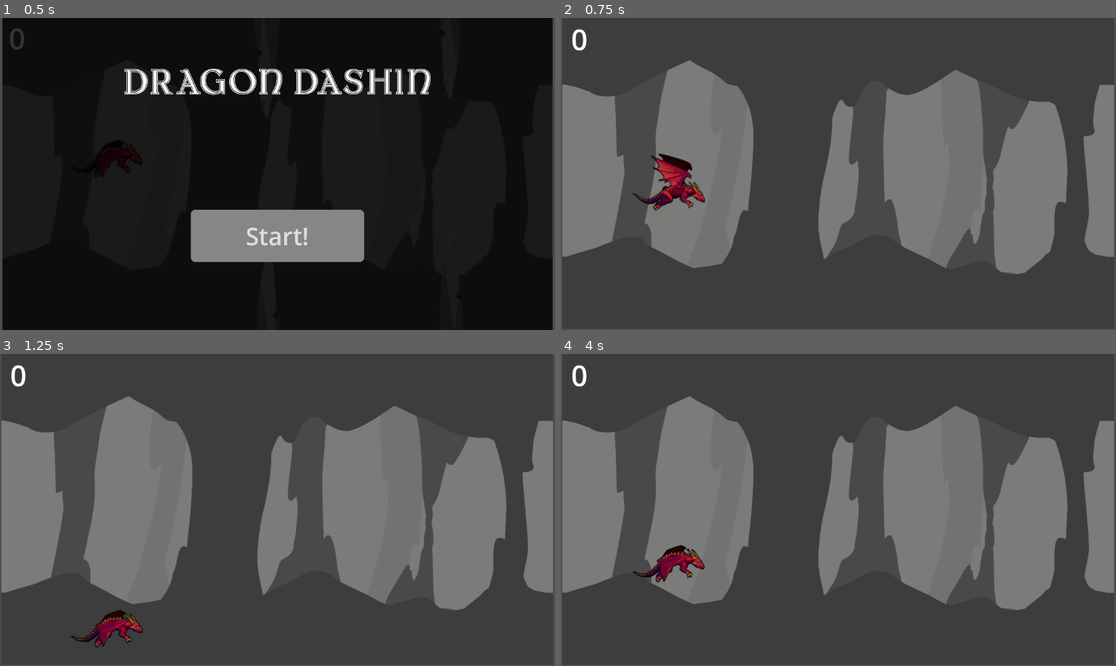
Above: before the commit, frames 1-4 (two rows, left to right).
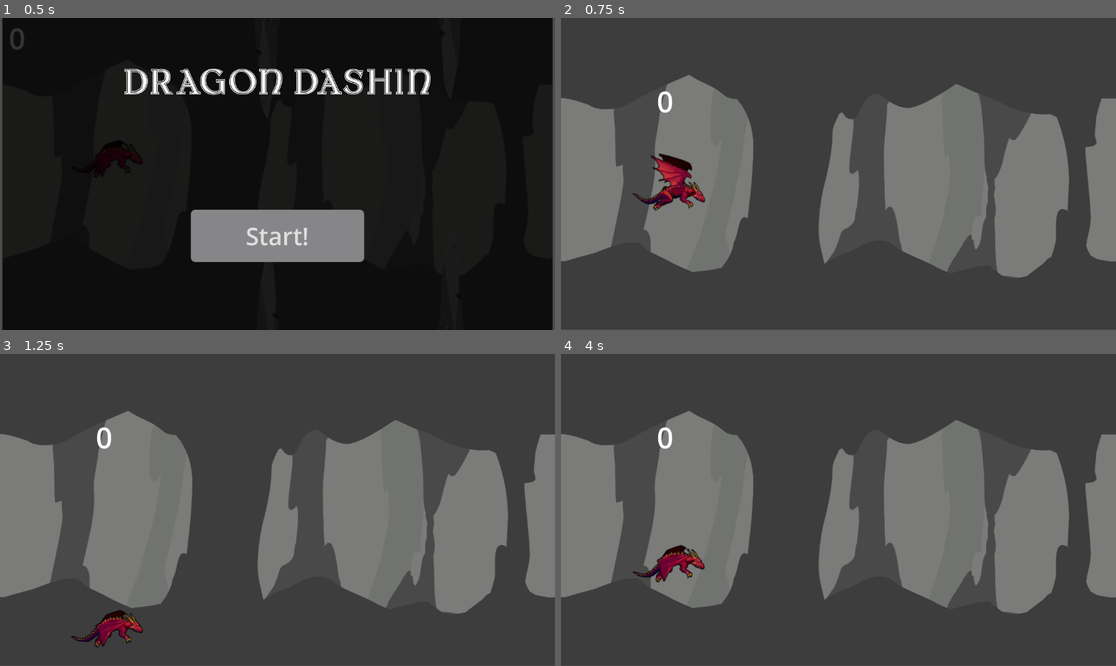
Above: after the commit, the same moments.

Repository: savagerunderscorelex/flappy-game
Game: Godot game, scene res://scenes/main_menu.tscn
Same seed, same stepped clock (60 frames per second), same inputs: the game is played once before the commit and once after it.
Inputs:
- Up to frame 1 (0.5 s): no input
- Up to frame 2 (0.75 s): click "Start!" at 0.5 s
- Up to frame 3 (1.25 s): no input
- Up to frame 4 (4 s): tap Enter at 1.25 s; tap Space at 2 s; click "Back to Start" at 2.75 s; click "Start!" at 3.5 s

Frame 1 is identical in both runs. In frame 2, 5.2% of the frame differs, in the area x 0-100%, y 3-84%; in frame 3, 5.2%; in frame 4, 5.2%.

Commit message:
made the background a panel instead of a sprite

Diff:
--- a/flappy-game/scenes/main.tscn
+++ b/flappy-game/scenes/main.tscn
@@ -1,8 +1,11 @@
-[gd_scene load_steps=5 format=3 uid="uid://csvk33sbx1iyd"]
+[gd_scene load_steps=6 format=3 uid="uid://csvk33sbx1iyd"]
 
 [ext_resource type="Script" uid="uid://bdkdmdlrnvi1j" path="res://scripts/main.gd" id="1_0vcwn"]
 [ext_resource type="PackedScene" uid="uid://da6movnu2tgn3" path="res://scenes/dragon.tscn" id="1_wtj3h"]
 [ext_resource type="Texture2D" uid="uid://y1a8crq75pc6" path="res://assets/background.png" id="2_sugp2"]
+
+[sub_resource type="StyleBoxTexture" id="StyleBoxTexture_sugp2"]
+texture = ExtResource("2_sugp2")
 
 [sub_resource type="LabelSettings" id="LabelSettings_0vcwn"]
 font_size = 60
@@ -10,10 +13,10 @@
 [node name="Main" type="Node2D"]
 script = ExtResource("1_0vcwn")
 
-[node name="BackCave" type="Sprite2D" parent="."]
-position = Vector2(575.271, 304.143)
-scale = Vector2(1.06061, 0.631745)
-texture = ExtResource("2_sugp2")
+[node name="Panel" type="Panel" parent="."]
+offset_right = 1152.0
+offset_bottom = 647.0
+theme_override_styles/panel = SubResource("StyleBoxTexture_sugp2")
 
 [node name="Dragon" parent="." instance=ExtResource("1_wtj3h")]
 position = Vector2(147, 309)
@@ -36,6 +39,10 @@
 anchors_preset = 15
 anchor_right = 1.0
 anchor_bottom = 1.0
+offset_left = 178.0
+offset_top = 129.0
+offset_right = 178.0
+offset_bottom = 129.0
 grow_horizontal = 2
 grow_vertical = 2
 
Not shown, changed: README.md
